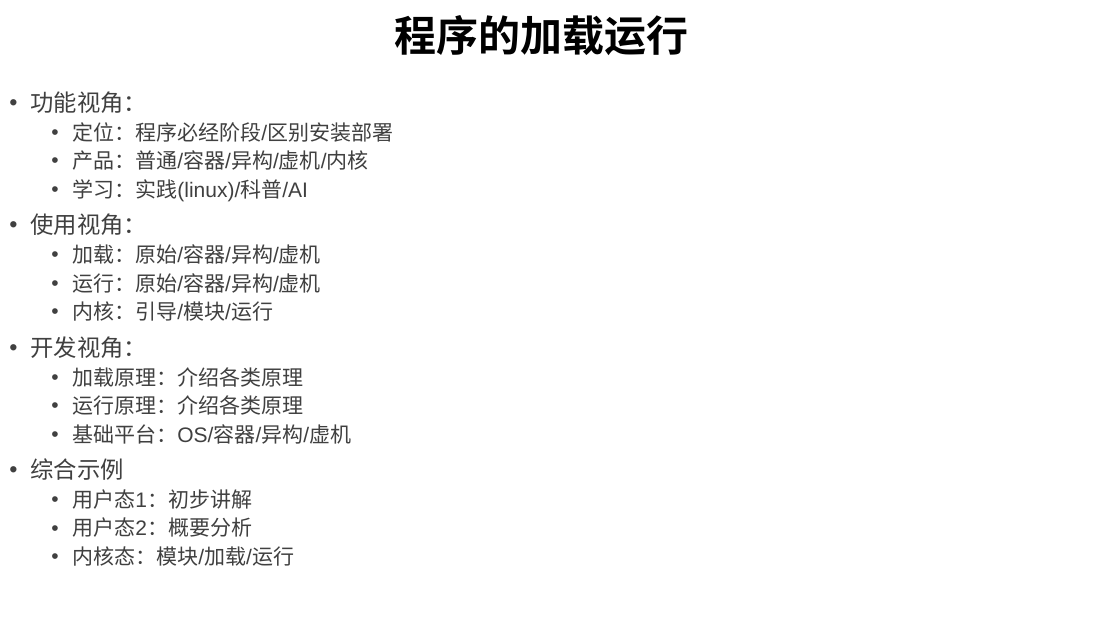
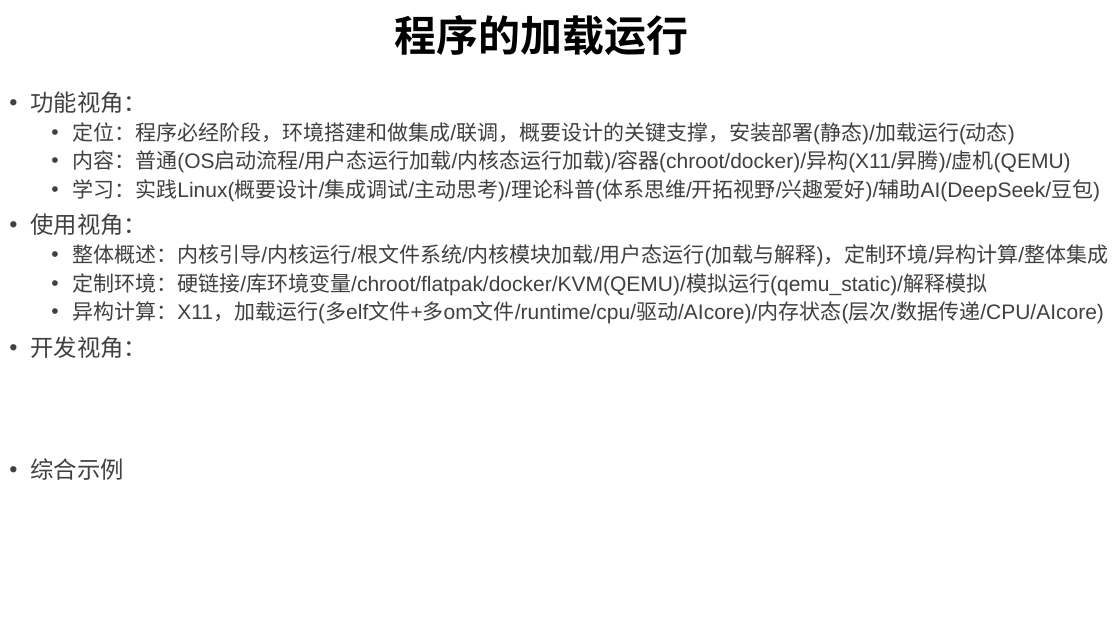
Before and after one commit to GavinKoeng/it-talks, a slide deck: slide 6 of it-talks.pptx (slide 4 before the commit). Drawn at 1120x630 pixels with LibreOffice and Linux fonts; fonts in the diff are those of the drawing. Boxes give left, top, right and bottom in pixels: in the first picture for what was removed or moved away, otherwise in the second. Text is boxed around its words. In the diff, an @@ line names an element or a change of style, - is before the commit and + after.

Commit message:
完成程序的加载运行视频组提纲，并补充一个示例视频

```diff
--- a/it-talks.pptx
+++ b/it-talks.pptx
@@ text at [72, 122, 1100, 202]: text changed @@
-  • 定位：程序必经阶段/区别安装部署
-  • 产品：普通/容器/异构/虚机/内核
-  • 学习：实践(linux)/科普/AI
+  • 定位：程序必经阶段，环境搭建和做集成/联调，概要设计的关键支撑，安装部署(静态)/加载运行(动态)
+  • 内容：普通(OS启动流程/用户态运行加载/内核态运行加载)/容器(chroot/docker)/异构(X11/昇腾)/虚机(QEMU)
+  • 学习：实践Linux(概要设计/集成调试/主动思考)/理论科普(体系思维/开拓视野/兴趣爱好)/辅助AI(DeepSeek/豆包)
@@ text at [72, 244, 1108, 324]: text changed @@
-  • 加载：原始/容器/异构/虚机
-  • 运行：原始/容器/异构/虚机
-  • 内核：引导/模块/运行
+  • 整体概述：内核引导/内核运行/根文件系统/内核模块加载/用户态运行(加载与解释)，定制环境/异构计算/整体集成
+  • 定制环境：硬链接/库环境变量/chroot/flatpak/docker/KVM(QEMU)/模拟运行(qemu_static)/解释模拟
+  • 异构计算：X11，加载运行(多elf文件+多om文件/runtime/cpu/驱动/AIcore)/内存状态(层次/数据传递/CPU/AIcore)
@@ text at [72, 367, 351, 444]: paragraphs removed @@
-  • 加载原理：介绍各类原理
-  • 运行原理：介绍各类原理
-  • 基础平台：OS/容器/异构/虚机
@@ text at [72, 489, 294, 566]: paragraphs removed @@
-  • 用户态1：初步讲解
-  • 用户态2：概要分析
-  • 内核态：模块/加载/运行
```
Also in this commit, not shown: 4 slides added, 1 other file.
